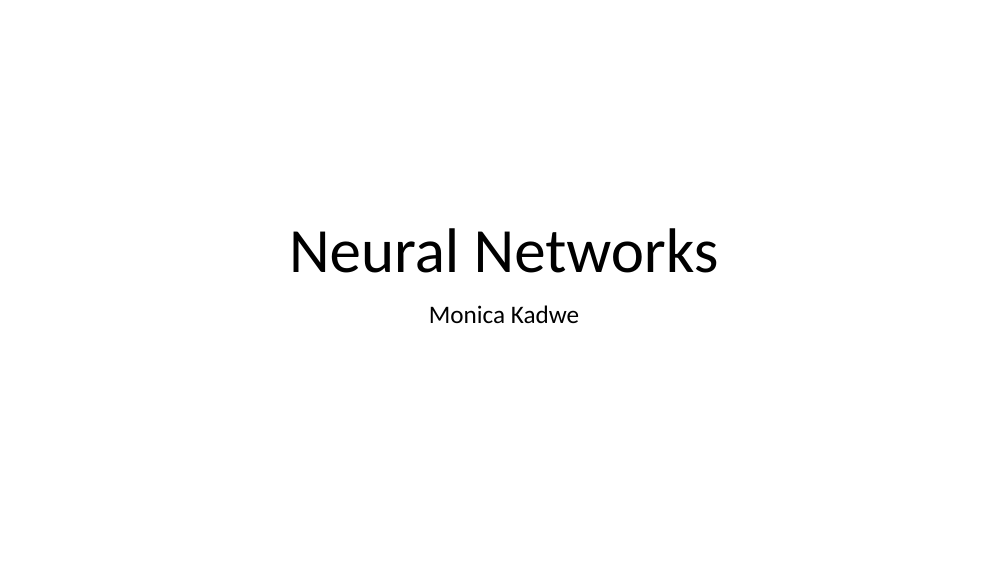
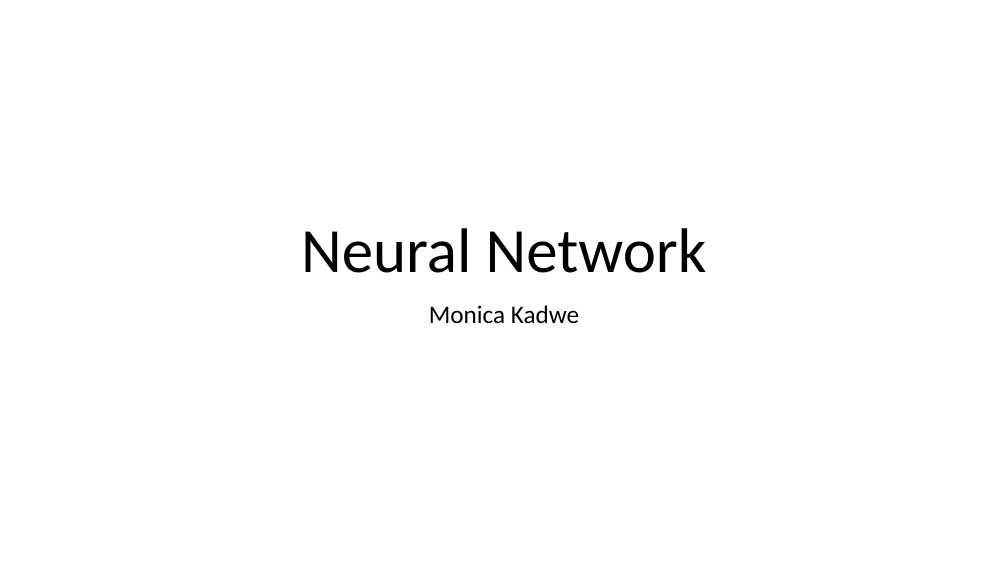
Before and after one commit to MonicaK19/codeclan_homework_monicakadwe, a slide deck: slide 1 of week_11/day_01/Neural Networks.pptx. Drawn at 1008x567 pixels with LibreOffice and Linux fonts; fonts in the diff are those of the drawing. Boxes give left, top, right and bottom in pixels: in the first picture for what was removed or moved away, otherwise in the second. Text is boxed around its words. In the diff, an @@ line names an element or a change of style, - is before the commit and + after.

Commit message:
minor update

```diff
--- a/week_11/day_01/Neural Networks.pptx
+++ b/week_11/day_01/Neural Networks.pptx
@@ title at (x1=301, y1=228, x2=707, y2=273): text changed @@
-Neural Networks
+Neural Network
```
